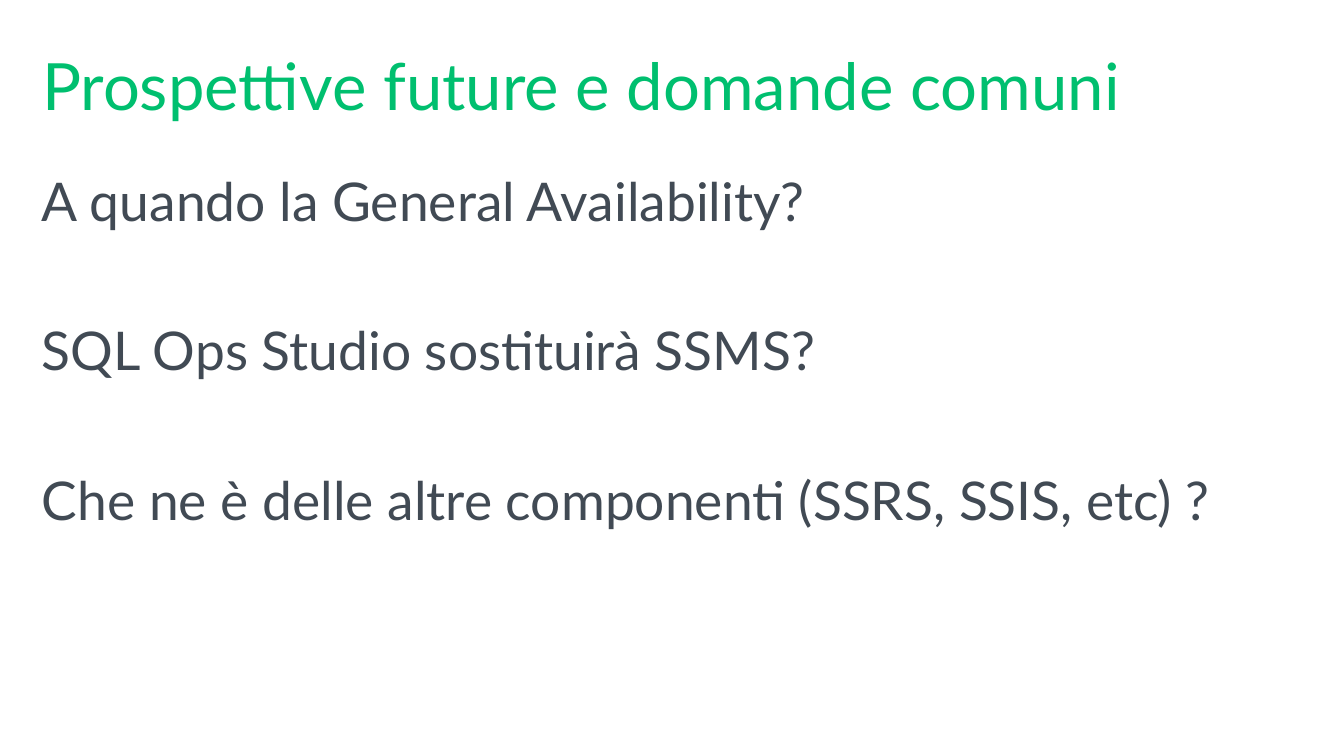
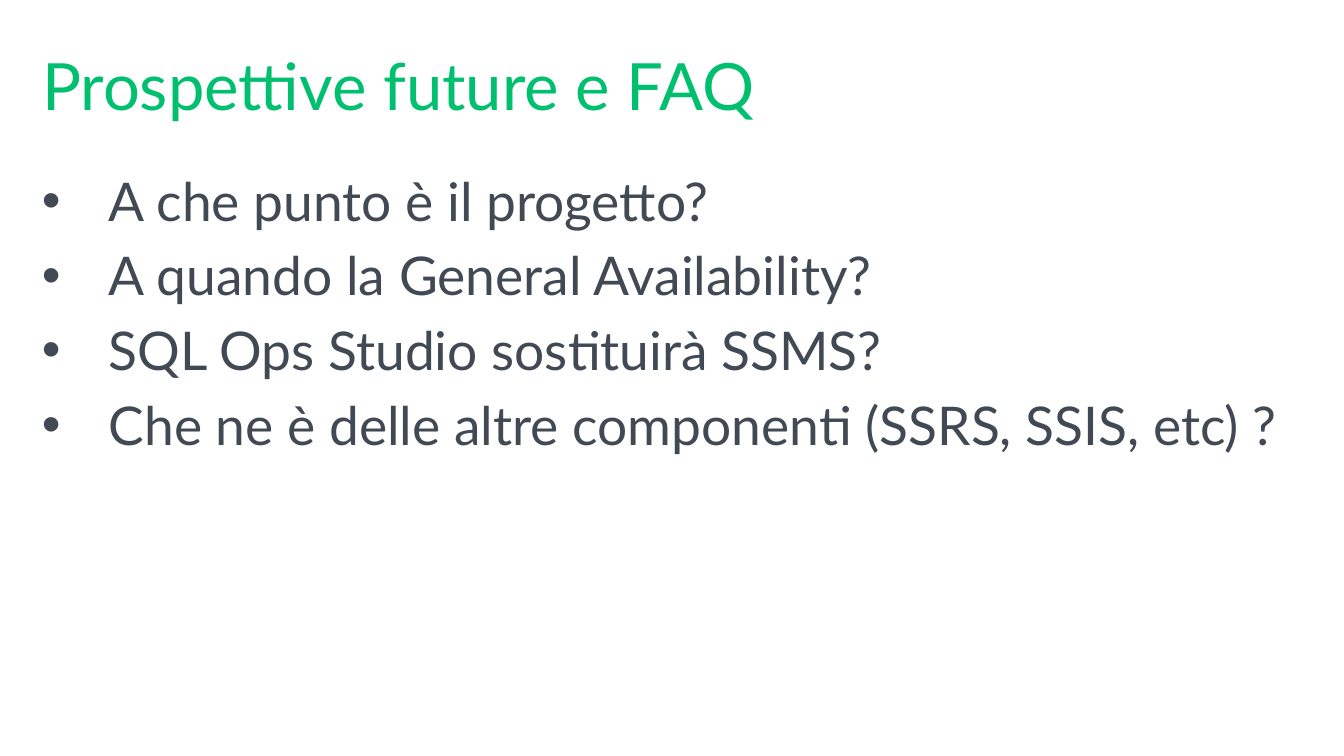
Before and after one commit to mrg3d/demo-opsstudio-repo, a slide deck: slide 23 of Introducing SQL Operations Studio.pptx (slide 25 before the commit). Drawn at 1344x756 pixels with LibreOffice and Linux fonts; fonts in the diff are those of the drawing; background and template pictures are left out. Boxes give left, top, right and bottom in pixels: in the first picture for what was removed or moved away, otherwise in the second. Text is boxed around its words. In the diff, an @@ line names an element or a change of style, - is before the commit and + after.

```diff
--- a/Introducing SQL Operations Studio.pptx
+++ b/Introducing SQL Operations Studio.pptx
@@ title at box(42, 62, 755, 122): text changed @@
-Prospettive future e domande comuni
+Prospettive future e FAQ
@@ text at box(109, 181, 708, 231): paragraph added @@
+• A che punto è il progetto?
@@ text at box(109, 255, 1239, 454): bullet none to • @@
```
Also in this commit, not shown: 3 other slides changed, 3 slides added, 1 slide removed.
